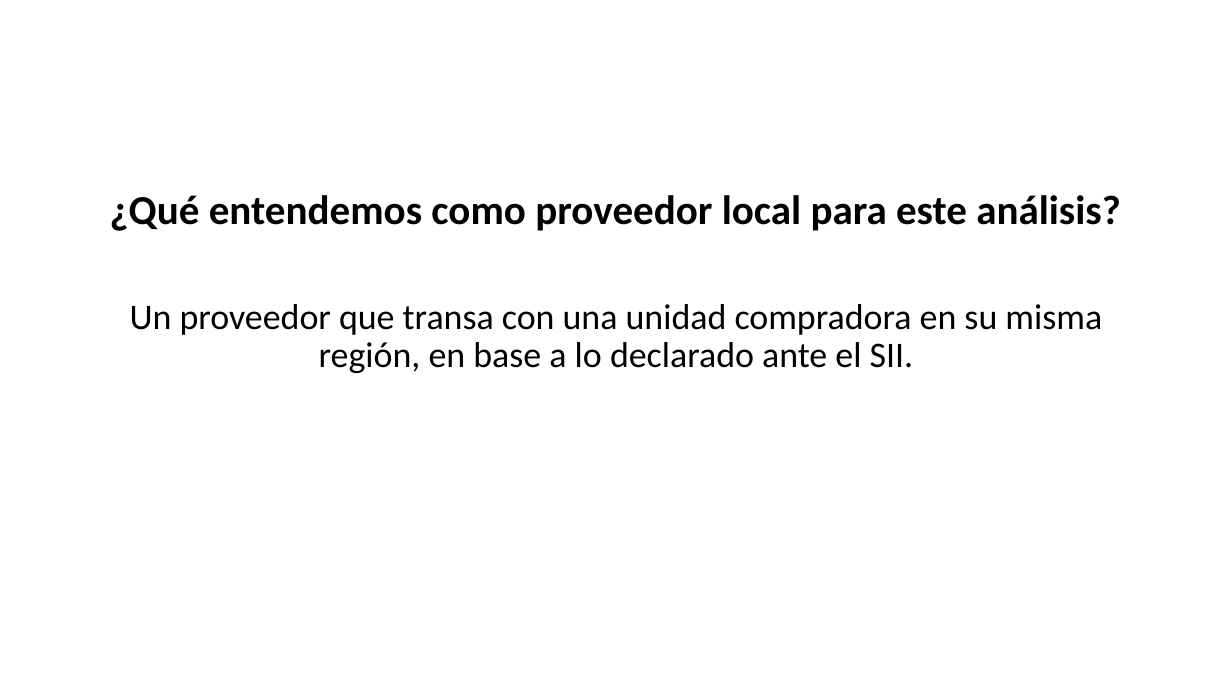
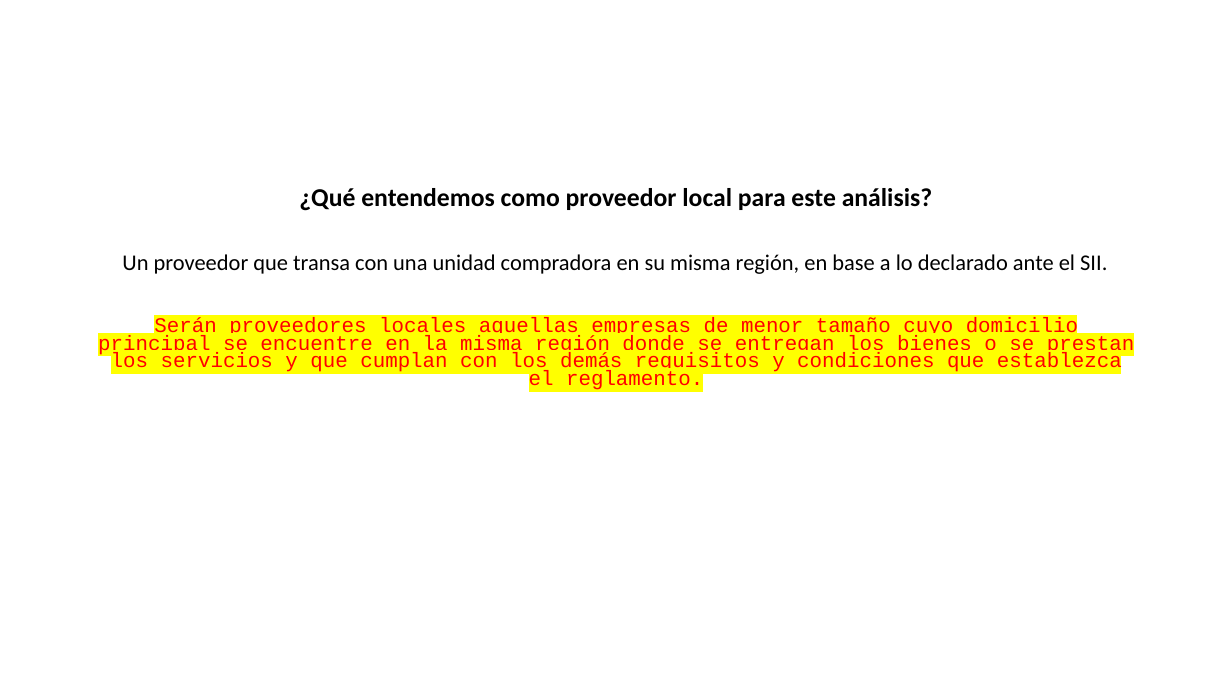
Before and after one commit to hecgarri/emt_pl_dccp, a slide deck: slide 2 of Análisis Compra Ágil y Proveedores Locales.pptx. Drawn at 1232x693 pixels with LibreOffice and Linux fonts; fonts in the diff are those of the drawing. Boxes give left, top, right and bottom in pixels: in the first picture for what was removed or moved away, otherwise in the second. Text is boxed around its words. In the diff, an @@ line names an element or a change of style, - is before the commit and + after.

```diff
--- a/Análisis Compra Ágil y Proveedores Locales.pptx
+++ b/Análisis Compra Ágil y Proveedores Locales.pptx
@@ text at box(122, 188, 1107, 274): size 32 to 20 pt in "¿Qué entendemos como proveedor local para este ..."; size 28 to 17.5 pt in "Un proveedor que transa con una unidad ..."; line spacing 0.9 to 0.7 @@
@@ text at box(98, 317, 1134, 390): paragraph added @@
+Serán proveedores locales aquellas empresas de menor tamaño cuyo domicilio principal se encuentre en la misma región donde se entregan los bienes o se prestan los servicios y que cumplan con los demás requisitos y condiciones que establezca el reglamento.
```
Also in this commit, not shown: 1 other file.
